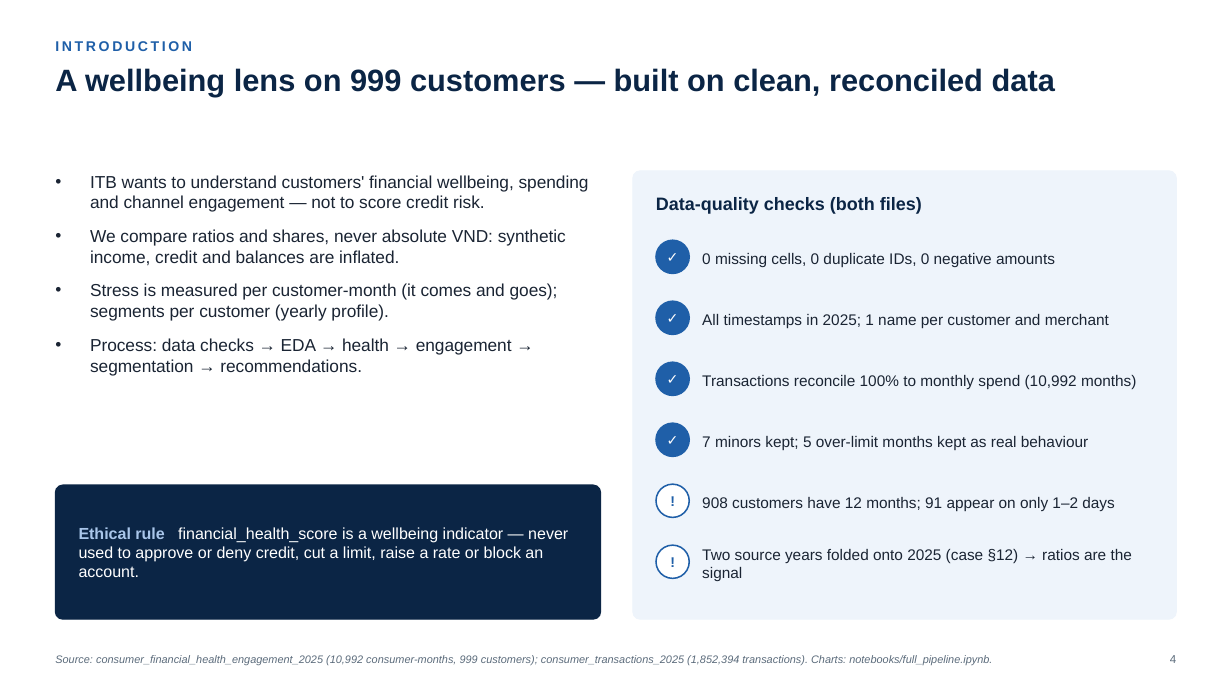
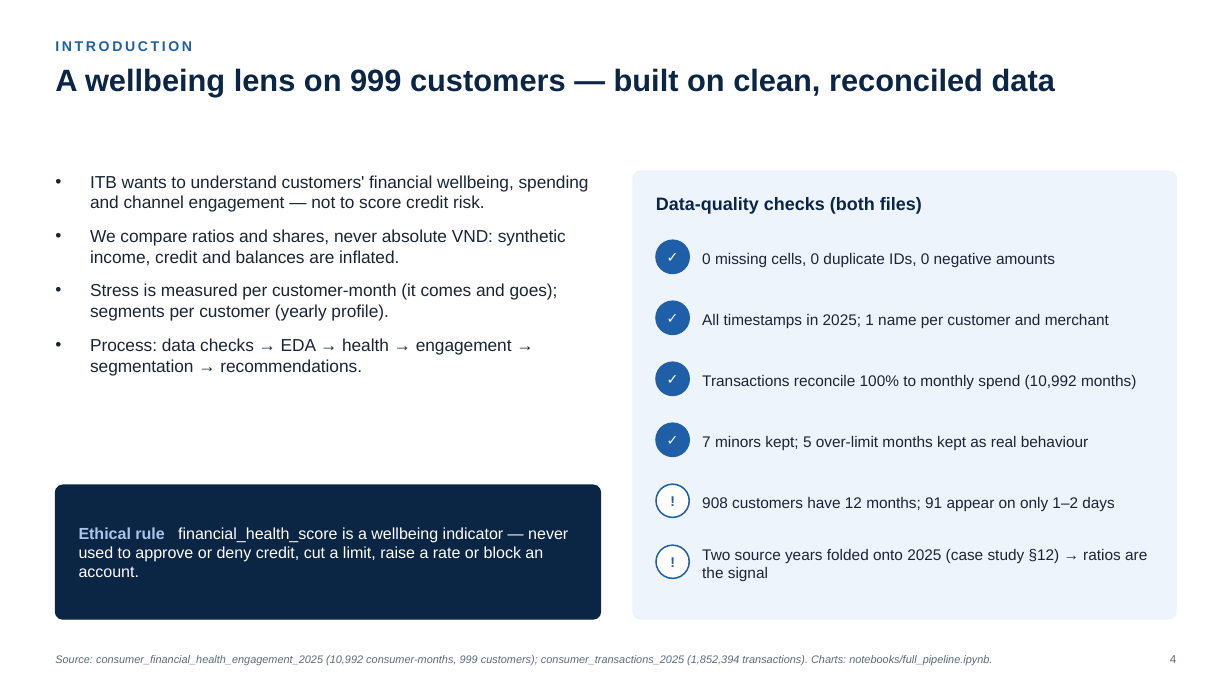
Before and after one commit to thanh-tai-435/BI10GroupYAPPERS, a slide deck: slide 4 of draft/YAPPERS_BI10_R01.pptx. Drawn at 1232x693 pixels with LibreOffice and Linux fonts; fonts in the diff are those of the drawing. Boxes give left, top, right and bottom in pixels: in the first picture for what was removed or moved away, otherwise in the second. Text is boxed around its words. In the diff, an @@ line names an element or a change of style, - is before the commit and + after.

```diff
--- a/draft/YAPPERS_BI10_R01.pptx
+++ b/draft/YAPPERS_BI10_R01.pptx
@@ text at (702, 549, 1147, 581): text changed @@
-Two source years folded onto 2025 (case §12) → ratios are the signal
+Two source years folded onto 2025 (case study §12) → ratios are the signal
```
Also in this commit, not shown: 13 other slides changed, 7 other files.
